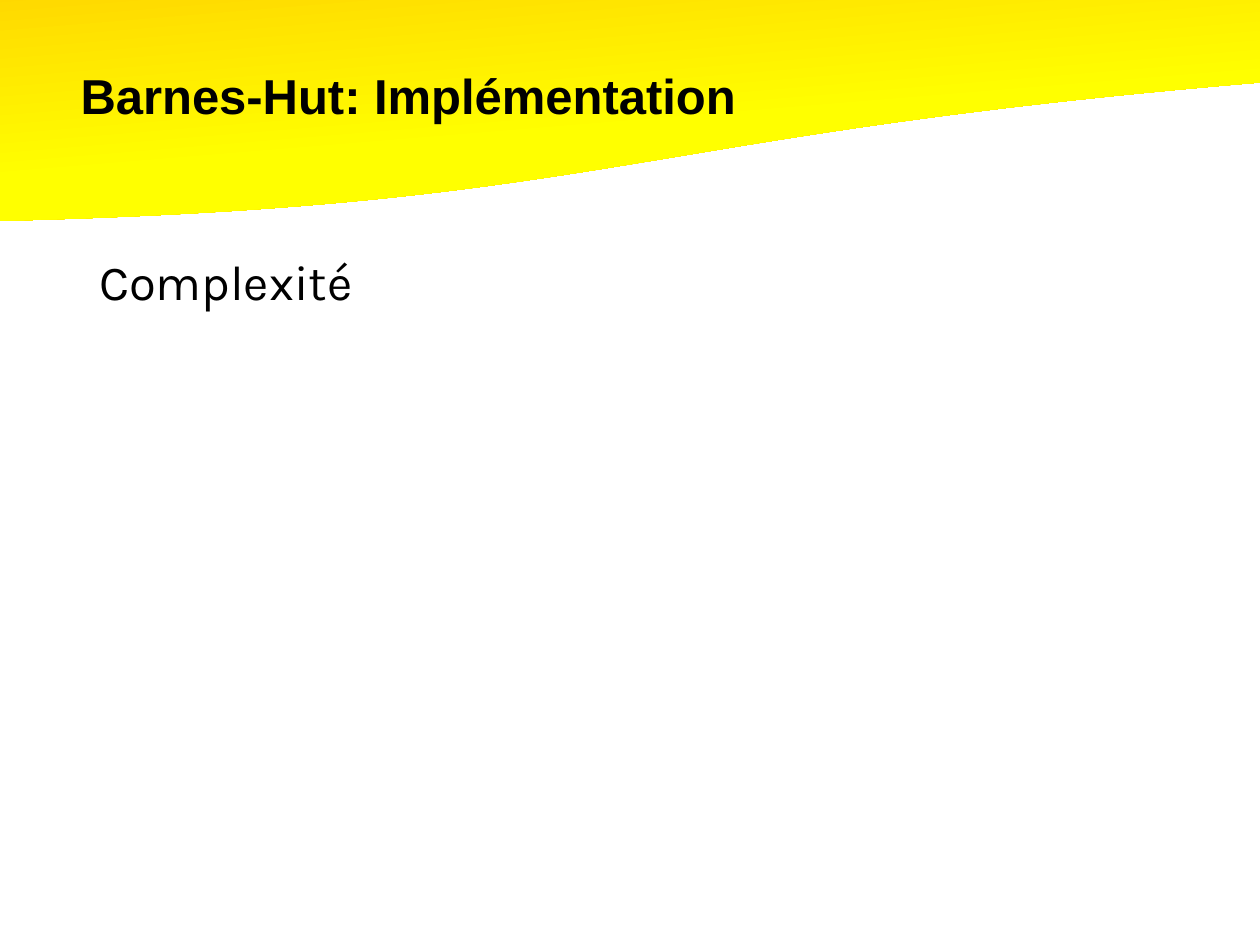
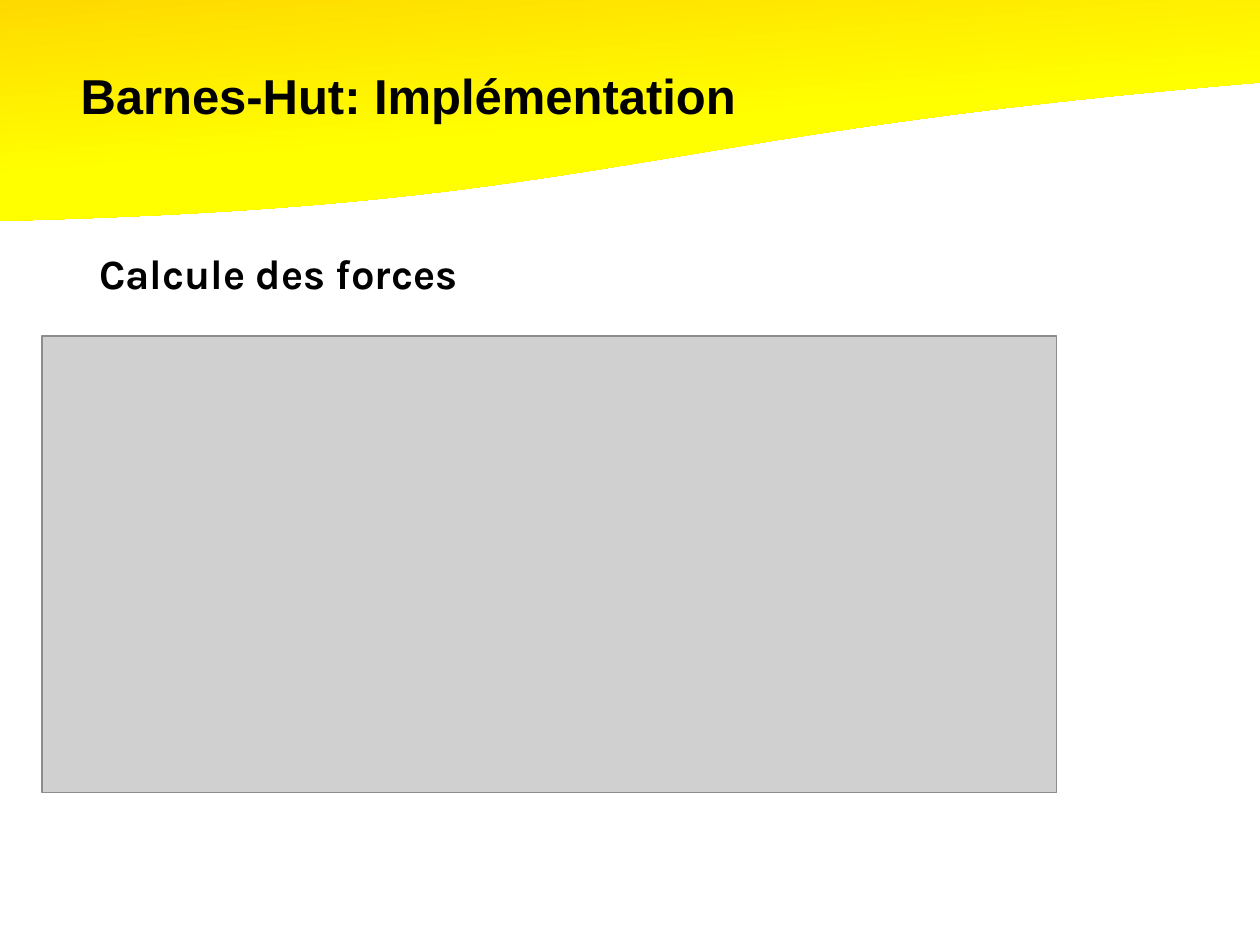
Before and after one commit to rfaucon2/TIPI_Spe, a slide deck: slide 13 of Diapo/TIPE-Spe.pptx. Drawn at 1260x945 pixels with LibreOffice and Linux fonts; fonts in the diff are those of the drawing; grey boxes stand for pictures. Boxes give left, top, right and bottom in pixels: in the first picture for what was removed or moved away, otherwise in the second. Text is boxed around its words. In the diff, an @@ line names an element or a change of style, - is before the commit and + after.

```diff
--- a/Diapo/TIPE-Spe.pptx
+++ b/Diapo/TIPE-Spe.pptx
@@ text removed at bbox=[99, 262, 352, 312] @@
-Complexité
@@ text added at bbox=[99, 260, 457, 290], 23.8 pt, text #000000, bold @@
+Calcule des forces
@@ picture added at bbox=[42, 336, 1056, 794] @@
```
Also in this commit, not shown: 2 other slides changed, 9 slides added, 4 slides removed, 8 other files.
